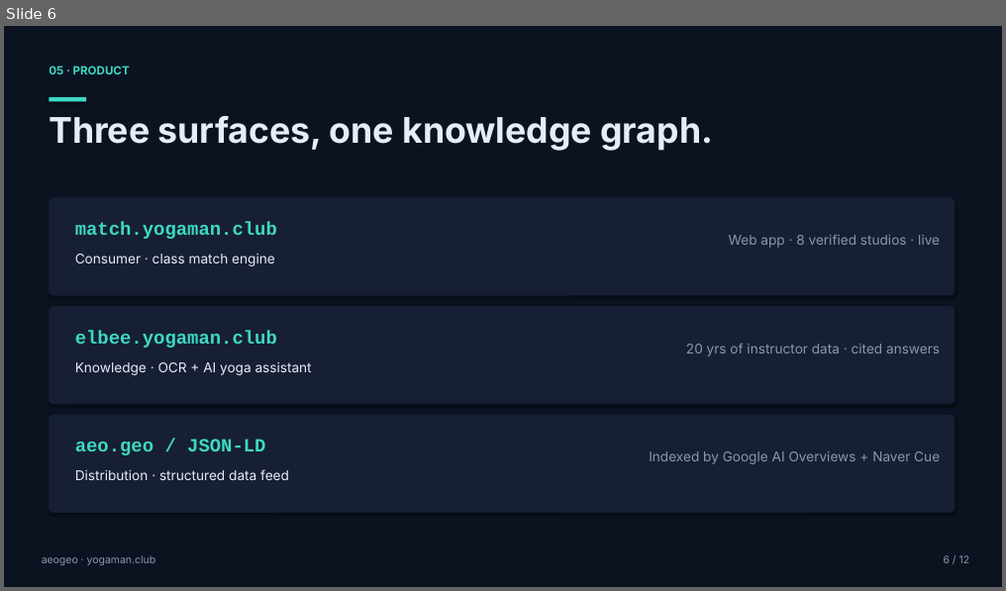
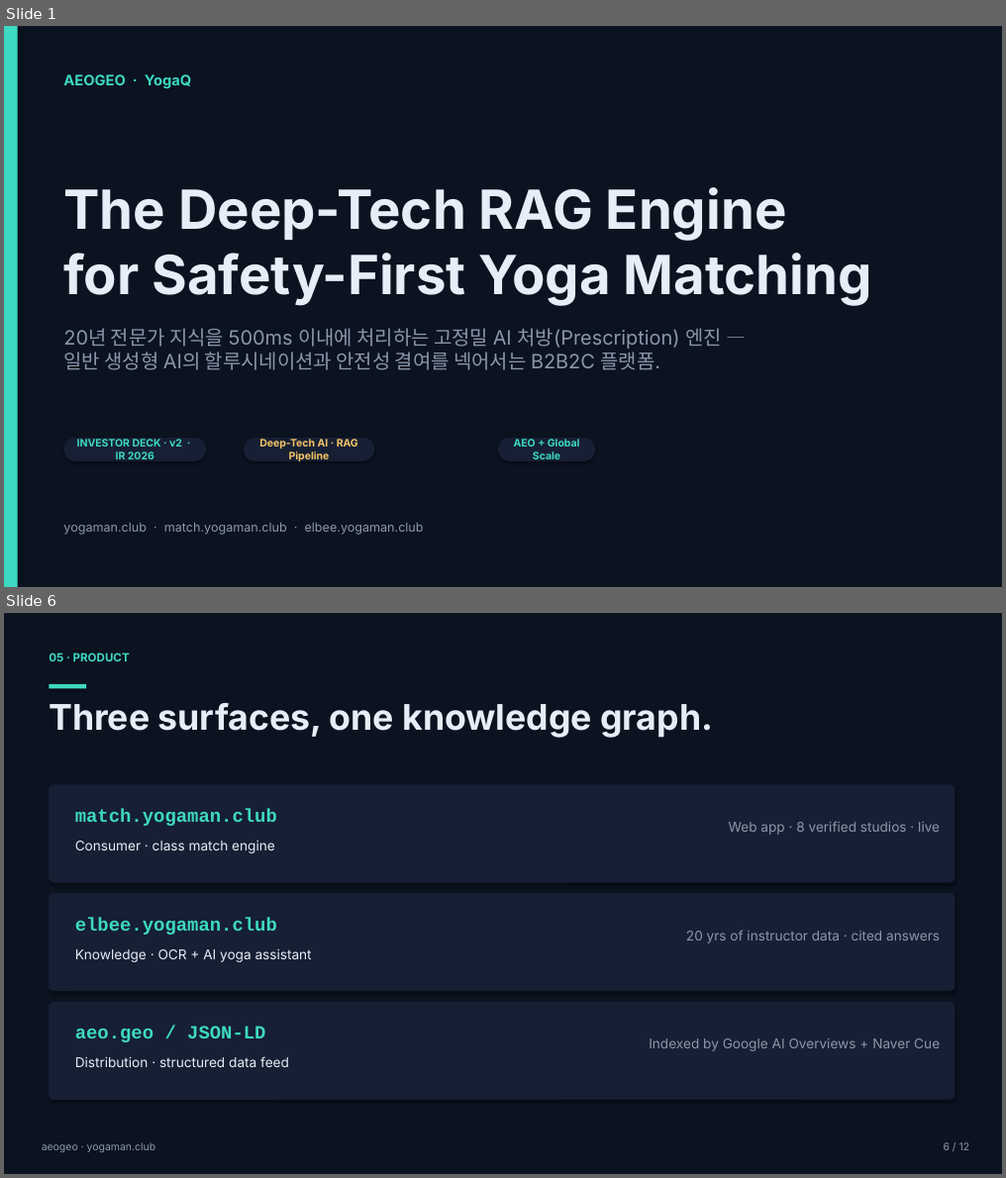
Before and after one commit to prgrms-aibe-devcourse/AIBE5_FinalProject_Team11, a slide deck: pitch/aeogeo_pitch_deck.pptx. Shown one above the other, each under a label of ours: slide 6 before the commit, slides 1 and 6 after it; the slides between them are not shown. The pictures are 1006x591 and 1006x1178 pixels, drawn with LibreOffice and Linux fonts; fonts in the diff are those of the drawing. Boxes give left, top, right and bottom in pixels: in the first picture for what was removed or moved away, otherwise in the second. Text is boxed around its words. In the diff, an @@ line names an element or a change of style, - is before the commit and + after.

```diff
--- a/pitch/aeogeo_pitch_deck.pptx
+++ b/pitch/aeogeo_pitch_deck.pptx
@@ slide 1 added at [4, 26, 1002, 587], background #FFFFFF @@
@@ rectangle added at [4, 26, 1002, 587], fill #0B1220 @@
@@ rectangle added at [4, 26, 18, 587], fill #3DD9C2 @@
@@ text added at [63, 75, 191, 88], 14 pt, text #3DD9C2, bold @@
+AEOGEO · YogaQ
@@ text added at [63, 187, 872, 305], 52 pt, text #E6EDF7, bold @@
+The Deep-Tech RAG Engine
+for Safety-First Yoga Matching
@@ text added at [63, 328, 722, 371], 19 pt, text #8B97AA @@
+20년 전문가 지식을 500ms 이내에 처리하는 고정밀 AI 처방(Prescription) 엔진 —
+일반 생성형 AI의 할루시네이션과 안전성 결여를 넥어서는 B2B2C 플랫폼.
@@ rounded rectangle added at [63, 438, 206, 462], fill #161F33, 10 pt, text #3DD9C2, bold @@
+INVESTOR DECK · v2 · IR 2026
@@ rounded rectangle added at [244, 438, 374, 462], fill #161F33, 10 pt, text #F5C466, bold @@
+Deep-Tech AI · RAG Pipeline
@@ rounded rectangle added at [498, 438, 595, 462], fill #161F33, 10 pt, text #3DD9C2, bold @@
+AEO + Global Scale
@@ text added at [63, 523, 424, 535], 12 pt, text #8B97AA @@
+yogaman.club · match.yogaman.club · elbee.yogaman.club
```
Also in this commit, not shown: 7 slides changed, 2 other slides added, 3 slides removed, 10 other files.
